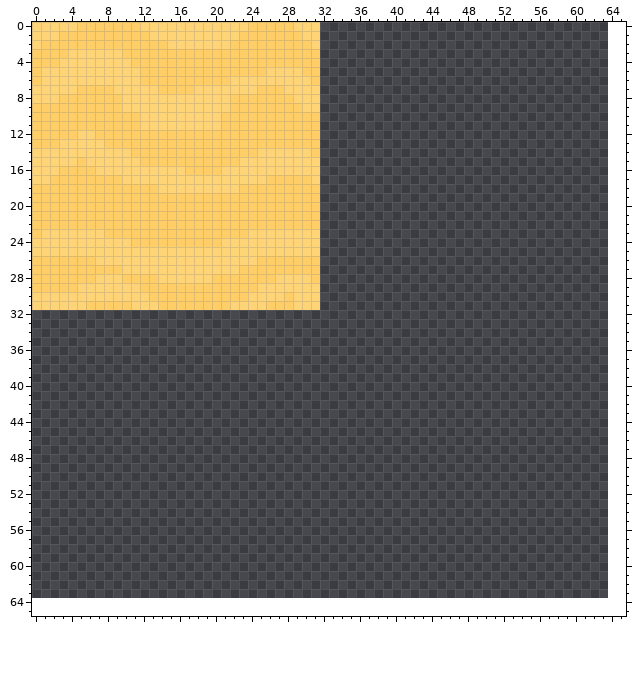
A sprite sheet gets an edit: background/images/tileset_beach.png. That is the earlier state.
The file is 64x64 pixels. The old version is drawn lined up with the new one, on the new canvas.
Once edited:
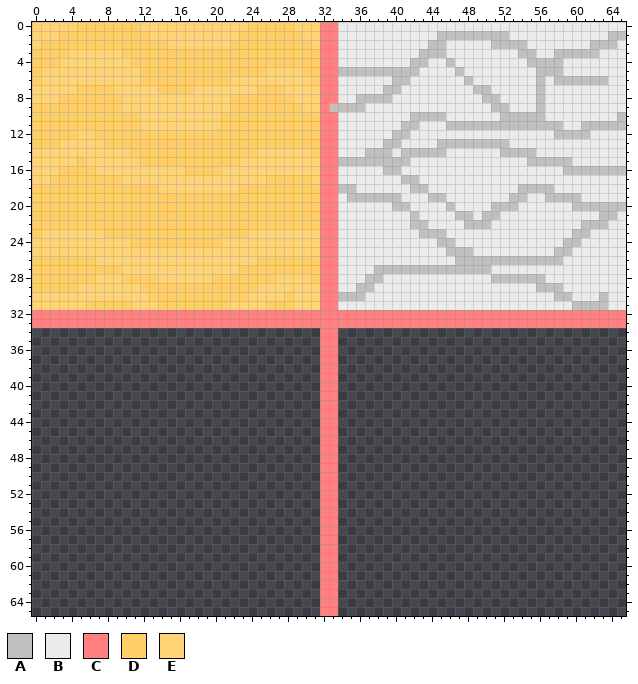
Palette (. is transparent): A #c0c0c0  B #ebebeb  C #ff8080  D #ffce66  E #ffd477
Edits made:
canvas 64x64 -> 66x66
There is now colour A in row 1 at x 45 to 52 and 64 to 65; in row 2 at x 44 to 45, 51 to 54 and 62 to 64; in row 3 at x 43 to 45, 54 to 55 and 58 to 62; in row 4 at x 42 to 43, 46 and 55 to 58; in row 5 at x 34 to 42, 47 and 56 to 58; in row 6 at x 40 to 41, 48, 56 and 58 to 63.
There is now colour A in row 7 at x 39 to 40, 49 to 50 and 56; in row 8 at x 36 to 39, 50 to 51 and 56; in row 9 at x 33 to 36, 51 to 52 and 56; in row 10 at x 42 to 45, 52 to 56 and 65; in row 11 at x 41 to 42, 46 to 58 and 61 to 65; in row 12 at x 40 to 41 and 58 to 61.
There is now colour A in row 13 at x 39 to 40 and 45 to 52; in row 14 at x 37 to 39, 41 to 45 and 52 to 55; in row 15 at x 34 to 41 and 55 to 59; in row 16 at x 39 to 40 and 59 to 65; in row 17 at x 41 to 42; in row 18 at x 34 to 35, 42 to 43 and 54 to 57.
There is now colour A in row 19 at x 35 to 40, 44 to 45, 53 to 54 and 57 to 60; in row 20 at x 40 to 41, 46, 51 to 53 and 60 to 65; in row 21 at x 42, 47 to 48, 50 to 51 and 63 to 64; in row 22 at x 42 to 43, 48 to 50 and 61 to 63; in row 23 at x 43 to 45 and 60 to 61; in row 24 at x 45 to 46 and 59 to 60.
There is now colour A in row 25 at x 46 to 48 and 58 to 59; in row 26 at x 47 to 58; in row 27 at x 38 to 50; in row 28 at x 37 to 38 and 51 to 56; in row 29 at x 36 to 37 and 56 to 58; in row 30 at x 34 to 36, 58 to 59 and 63.
There is now colour A in row 31 at x 60 to 63.
There is now colour B in row 0 at x 34 to 65; in row 1 at x 34 to 44 and 53 to 63; in row 2 at x 34 to 43, 46 to 50, 55 to 61 and 65; in row 3 at x 34 to 42, 46 to 53, 56 to 57 and 63 to 65; in row 4 at x 34 to 41, 44 to 45, 47 to 54 and 59 to 65; in row 5 at x 43 to 46, 48 to 55 and 59 to 65.
There is now colour B in row 6 at x 34 to 39, 42 to 47, 49 to 55, 57 and 64 to 65; in row 7 at x 34 to 38, 41 to 48, 51 to 55 and 57 to 65; in row 8 at x 34 to 35, 40 to 49, 52 to 55 and 57 to 65; in row 9 at x 37 to 50, 53 to 55 and 57 to 65; in row 10 at x 34 to 41, 46 to 51 and 57 to 64; in row 11 at x 34 to 40, 43 to 45 and 59 to 60.
There is now colour B in row 12 at x 34 to 39, 42 to 57 and 62 to 65; in row 13 at x 34 to 38, 41 to 44 and 53 to 65; in row 14 at x 34 to 36, 40, 46 to 51 and 56 to 65; in row 15 at x 42 to 54 and 60 to 65; in row 16 at x 34 to 38 and 41 to 58; in row 17 at x 34 to 40 and 43 to 65.
There is now colour B in row 18 at x 36 to 41, 44 to 53 and 58 to 65; in row 19 at x 34, 41 to 43, 46 to 52, 55 to 56 and 61 to 65; in row 20 at x 34 to 39, 42 to 45, 47 to 50 and 54 to 59; in row 21 at x 34 to 41, 43 to 46, 49, 52 to 62 and 65; in row 22 at x 34 to 41, 44 to 47, 51 to 60 and 64 to 65; in row 23 at x 34 to 42, 46 to 59 and 62 to 65.
There is now colour B in row 24 at x 34 to 44, 47 to 58 and 61 to 65; in row 25 at x 34 to 45, 49 to 57 and 60 to 65; in row 26 at x 34 to 46 and 59 to 65; in row 27 at x 34 to 37 and 51 to 65; in row 28 at x 34 to 36, 39 to 50 and 57 to 65; in row 29 at x 34 to 35, 38 to 55 and 59 to 65.
There is now colour B in row 30 at x 37 to 57, 60 to 62 and 64 to 65; in row 31 at x 34 to 59 and 64 to 65.
There is now colour C in rows 0 to 8 at x 32 to 33; in row 9 at x 32; in rows 10 to 31 at x 32 to 33; in rows 32 to 33 at x 0 to 65; in rows 34 to 65 at x 32 to 33.
Where, in picture pixels (left, top, right, bottom), the same in both pictures:
added: (32, 22, 626, 616)
